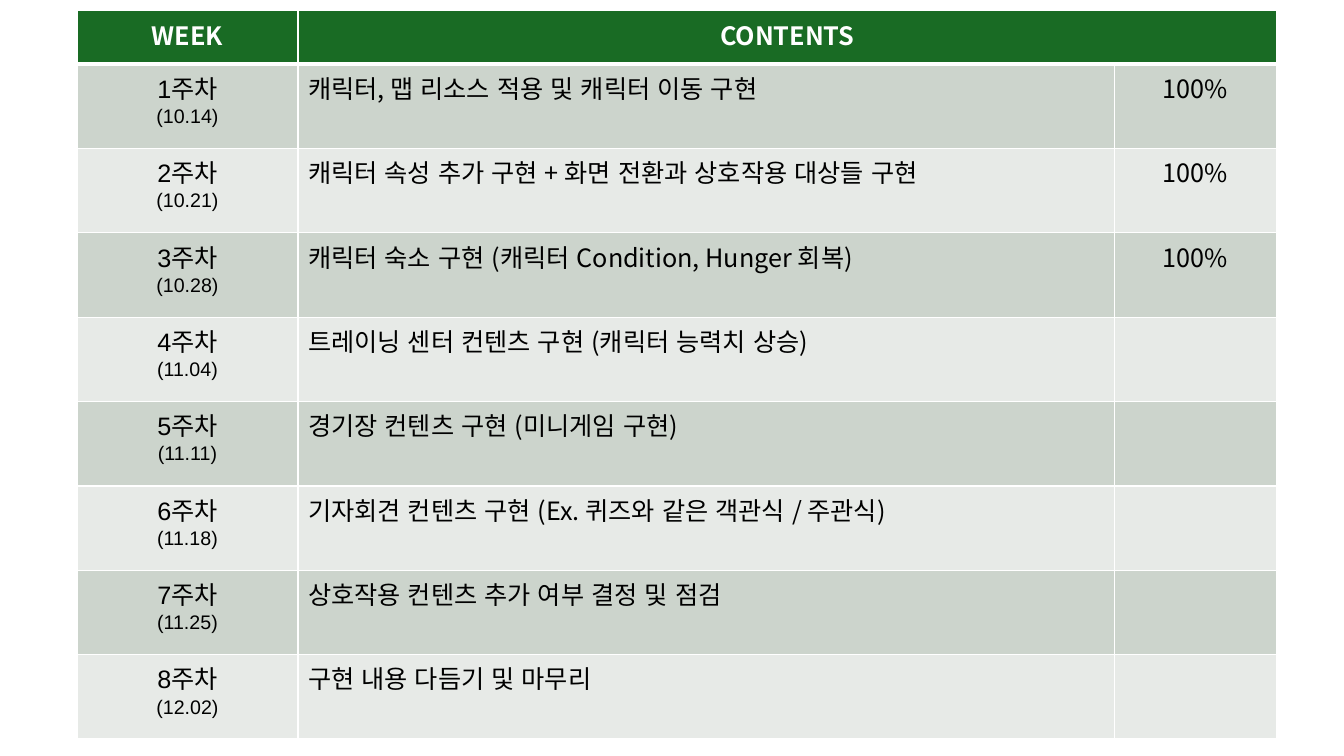
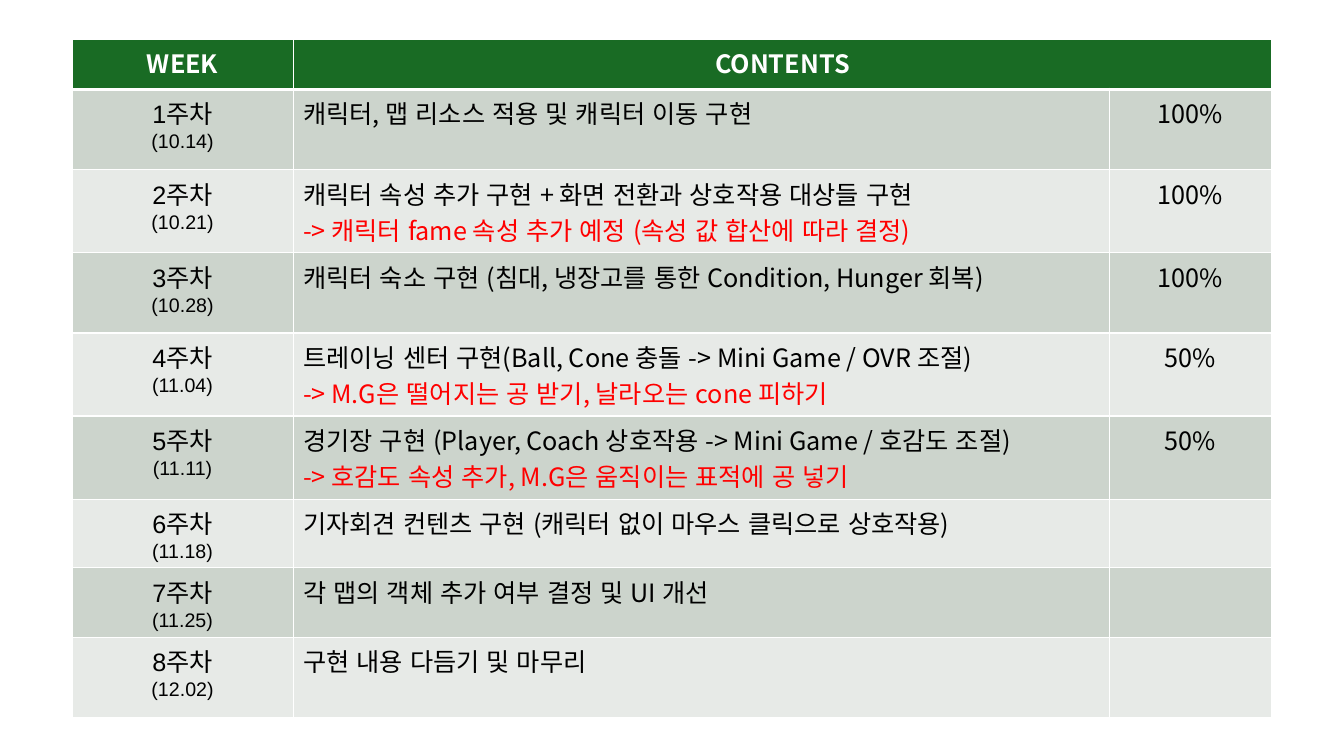
Before and after one commit to ssnghyxn-k/2DGP_PROJECT, a slide deck: slide 2 of 2DGP_PROJECT.pptx (slide 6 before the commit). Drawn at 1344x756 pixels with LibreOffice and Linux fonts; fonts in the diff are those of the drawing; background and template pictures are left out. Boxes give left, top, right and bottom in pixels: in the first picture for what was removed or moved away, otherwise in the second. Text is boxed around its words. In the diff, an @@ line names an element or a change of style, - is before the commit and + after.

```diff
--- a/2DGP_PROJECT.pptx
+++ b/2DGP_PROJECT.pptx
@@ table at [73, 39, 1272, 705] @@
-row 3, column 2: 캐릭터 속성 추가 구현 + 화면 전환과 상호작용 대상들 구현
+row 3, column 2: 캐릭터 속성 추가 구현 + 화면 전환과 상호작용 대상들 구현 / -> 캐릭터 fame 속성 추가 예정 (속성 값 합산에 따라 결정)
-row 4, column 2: 캐릭터 숙소 구현 (캐릭터 Condition, Hunger 회복)
+row 4, column 2: 캐릭터 숙소 구현 (침대, 냉장고를 통한 Condition, Hunger 회복)
-row 5, column 2: 트레이닝 센터 컨텐츠 구현 (캐릭터 능력치 상승)
+row 5, column 2: 트레이닝 센터 구현(Ball, Cone 충돌 -> Mini Game / OVR 조절) / -> M.G은 떨어지는 공 받기, 날라오는 cone 피하기
-row 5, column 3: 
+row 5, column 3: 50%
-row 6, column 2: 경기장 컨텐츠 구현 (미니게임 구현)
+row 6, column 2: 경기장 구현 (Player, Coach 상호작용 -> Mini Game / 호감도 조절) / -> 호감도 속성 추가, M.G은 움직이는 표적에 공 넣기
-row 6, column 3: 
+row 6, column 3: 50%
-row 7, column 2: 기자회견 컨텐츠 구현 (Ex. 퀴즈와 같은 객관식 / 주관식)
+row 7, column 2: 기자회견 컨텐츠 구현 (캐릭터 없이 마우스 클릭으로 상호작용)
-row 8, column 2: 상호작용 컨텐츠 추가 여부 결정 및 점검
+row 8, column 2: 각 맵의 객체 추가 여부 결정 및 UI 개선
@@ table: place and size @@
-table at [77, 11, 1276, 740]
+table at [73, 39, 1272, 705]
```
Also in this commit, not shown: 1 slide added, 5 slides removed, 4 other files.
